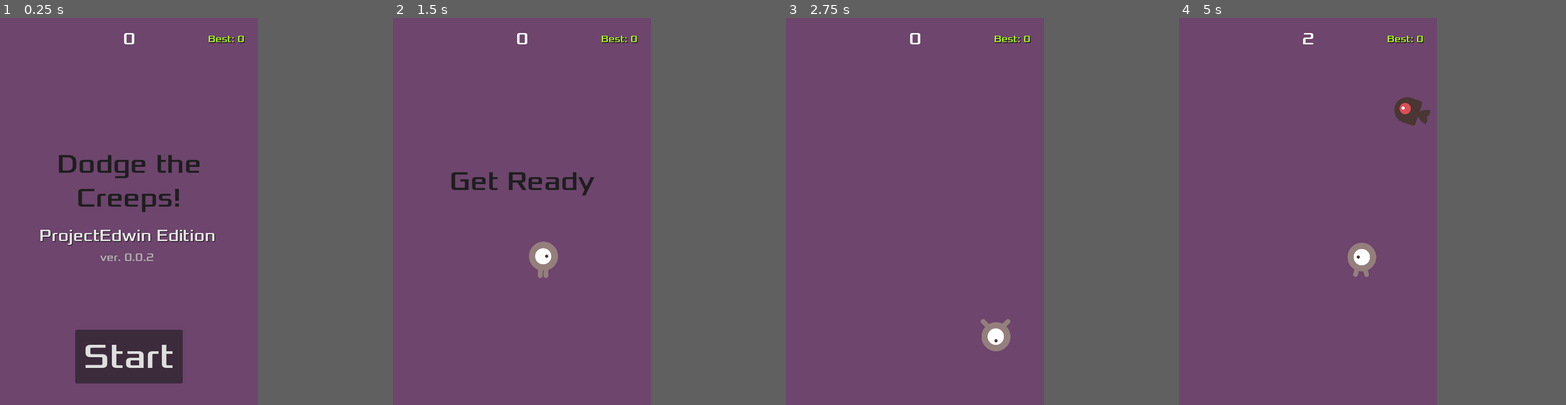
Above: before the commit, frames 1-4 (left to right).
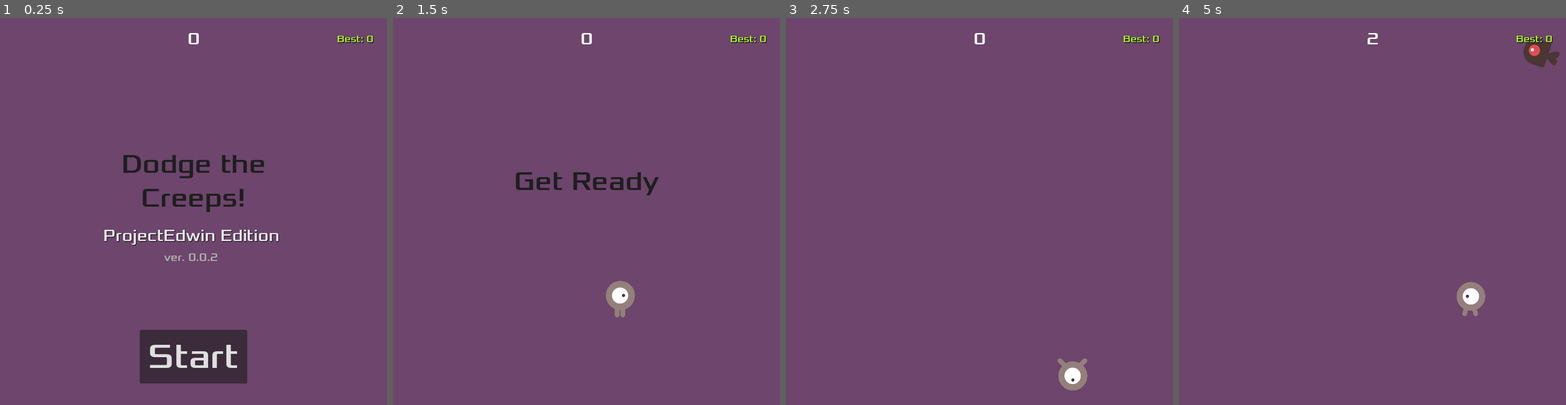
Above: after the commit, the same moments.

Repository: ProjectEdwin/dodge-the-creeps
Game: Godot game, scene res://main.tscn
Two runs of this game, one before a commit and one after it. Both use one fixed random seed, a clock stepped at 60 frames per second and the inputs below.
Inputs:
- Up to frame 1 (0.25 s): no input
- Up to frame 2 (1.5 s): click "Start" at 0.5 s; tap Enter at 1.25 s; hold D (move_right) from 1.28 s (still down)
- Up to frame 3 (2.75 s): release D (move_right) at 2.03 s; hold Down (move_down) from 2.03 s (still down)
- Up to frame 4 (5 s): release Down (move_down) at 2.78 s; hold D (move_right) 2.78-3.53 s; hold Up (move_up) 3.53-4.28 s; hold Left (move_left) from 4.28 s (still down)
In our replay, the window is 480x720 before the commit and 720x720 after it. These sizes can differ from the game's own. Grey fills any space a smaller window leaves; there, only what the larger window draws over its background counts as a difference.

The runs differ from the first frame. In frame 1, 8.3% of the frame differs, in the area x 10-97%, y 3-95%; in frame 2, 2.4%; in frame 3, 1.3%; in frame 4, 2.1%.

Commit message:
Bigger Play Area
* increased viewport to 720x720
* modified MobPath to use new area

Diff:
--- a/main.tscn
+++ b/main.tscn
@@ -12,7 +12,7 @@
 
 [sub_resource type="Curve2D" id="Curve2D_0xm2m"]
 _data = {
-"points": PackedVector2Array(0, 0, 0, 0, 2, 2, 0, 0, 0, 0, 478, 3, 0, 0, 0, 0, 482, 722, 0, 0, 0, 0, 2, 721, 0, 0, 0, 0, 2, 2)
+"points": PackedVector2Array(0, 0, 0, 0, -2.0041666, 1.0055556, 0, 0, 0, 0, 718.99585, 5.0055556, 0, 0, 0, 0, 722.99585, 723.00555, 0, 0, 0, 0, 2.9958334, 722.00555, 0, 0, 0, 0, -2.0041666, 1.0055556)
 }
 point_count = 5
 
@@ -45,14 +45,15 @@
 one_shot = true
 
 [node name="StartPosition" type="Marker2D" parent="." unique_id=1651284943]
-position = Vector2(240, 450)
+position = Vector2(383, 523)
 
 [node name="MobPath" type="Path2D" parent="." unique_id=1034993643]
+position = Vector2(-0.9958334, -2.0055556)
 curve = SubResource("Curve2D_0xm2m")
 
 [node name="MobSpawnLocation" type="PathFollow2D" parent="MobPath" unique_id=1464376865]
-position = Vector2(2, 2)
-rotation = 0.0021008374
+position = Vector2(-2.0041666, 1.0055556)
+rotation = 0.005547793
 
 [node name="HUD" parent="." unique_id=1349355105 instance=ExtResource("4_1bvp3")]
 
--- a/project.godot
+++ b/project.godot
@@ -17,7 +17,7 @@
 
 [display]
 
-window/size/viewport_width=480
+window/size/viewport_width=720
 window/size/viewport_height=720
 window/stretch/mode="canvas_items"
 
